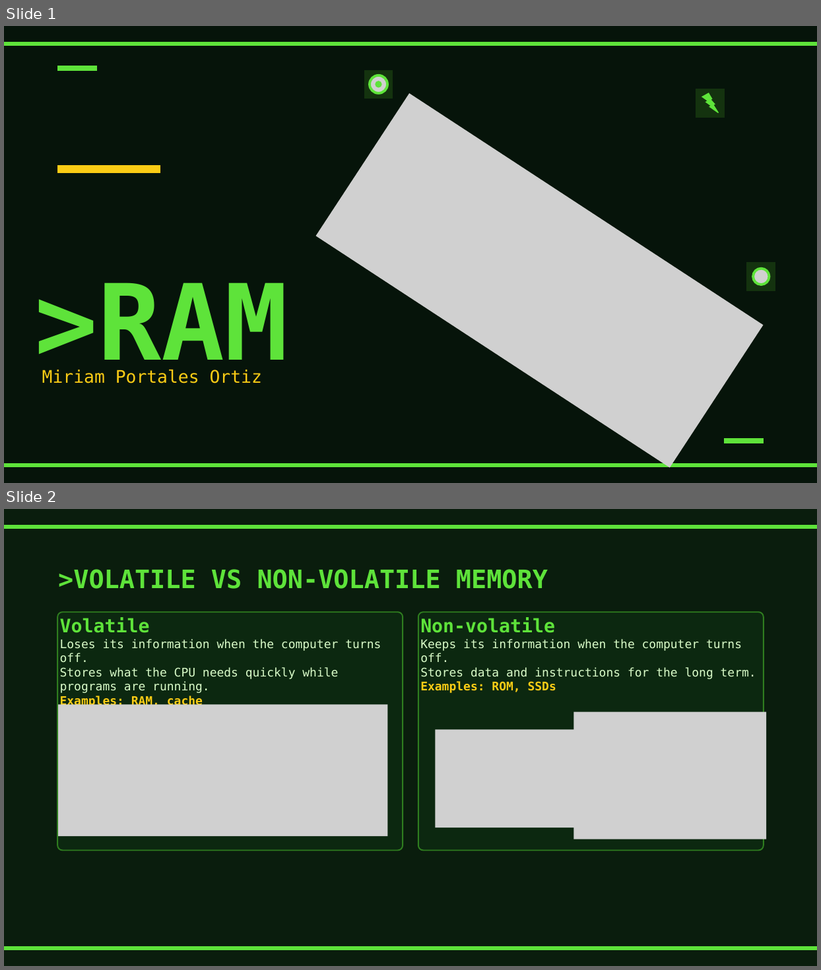
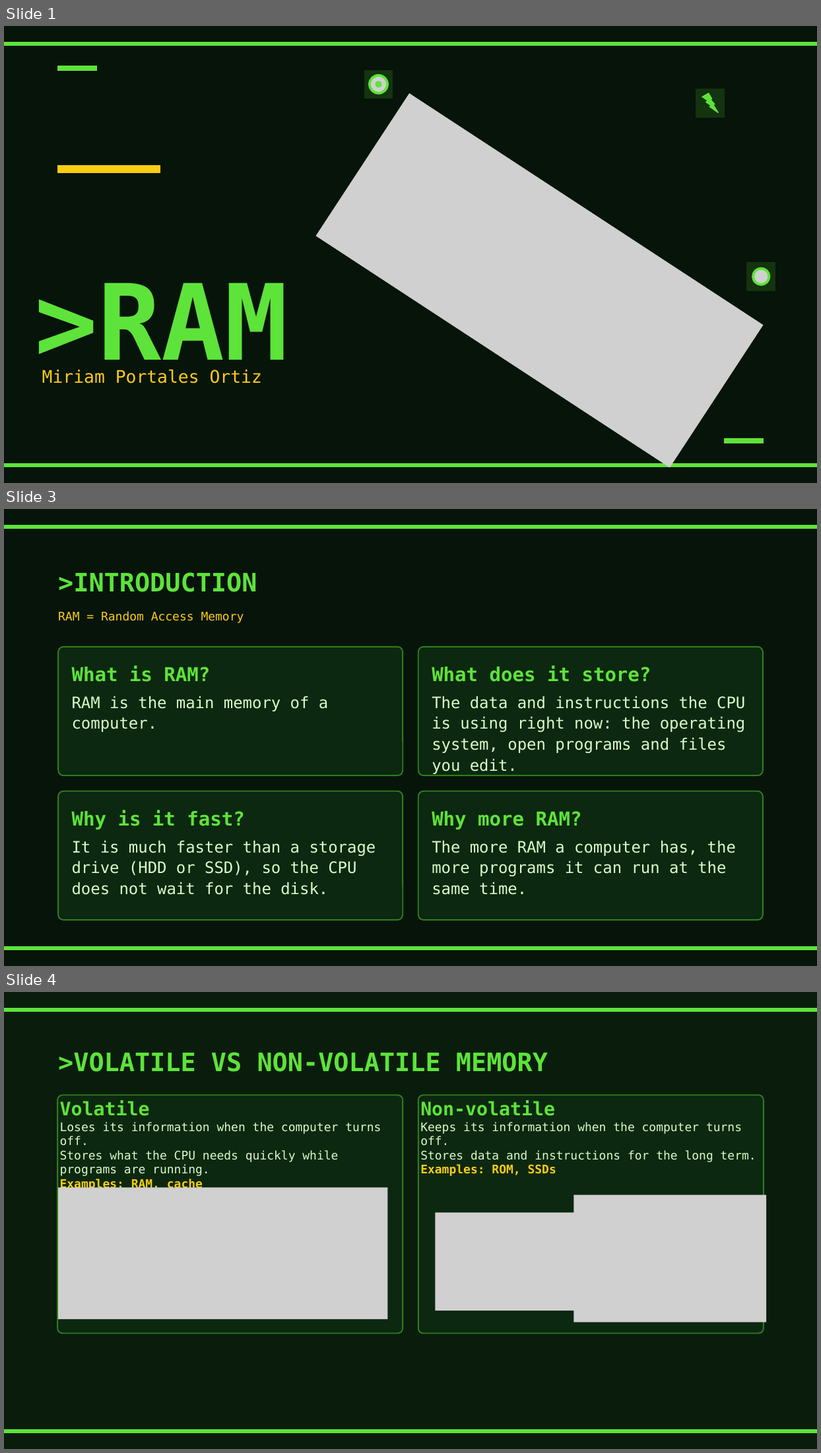
Before and after one commit to alumno851298-stack/RAM, a slide deck: RAM-presentation.pptx. Shown one above the other, each under a label of ours: slides 1 and 2 before the commit, slides 1, 3 and 4 after it; the slides between them are not shown. The pictures are 821x970 and 821x1453 pixels, drawn with LibreOffice and Linux fonts; fonts in the diff are those of the drawing; grey boxes stand for pictures. Boxes give left, top, right and bottom in pixels: in the first picture for what was removed or moved away, otherwise in the second. Text is boxed around its words. In the diff, an @@ line names an element or a change of style, - is before the commit and + after.

```diff
--- a/RAM-presentation.pptx
+++ b/RAM-presentation.pptx
@@ slide 3 added at <box>4,509,817,966</box>, background #06140A @@
@@ freeform shape added at <box>4,525,817,528</box>, fill #5EE33A, outline #5EE33A 1.5 pt @@
@@ text added at <box>58,572,257,592</box>, 45 pt, text #5EE33A, bold @@
+>INTRODUCTION
@@ text added at <box>58,611,244,623</box>, 21 pt, text #FACC15 @@
+RAM = Random Access Memory
@@ rounded rectangle added at <box>58,647,403,776</box>, fill #0C2810, outline #2F7D1F 2.25 pt, 28 pt, text #D9FBC8 @@
+What is RAM?
+RAM is the main memory of a computer.
@@ rounded rectangle added at <box>418,647,763,776</box>, fill #0C2810, outline #2F7D1F 2.25 pt, 28 pt, text #D9FBC8 @@
+What does it store?
+The data and instructions the CPU is using right now: the operating system, open programs and files you edit.
@@ rounded rectangle added at <box>58,791,403,920</box>, fill #0C2810, outline #2F7D1F 2.25 pt, 28 pt, text #D9FBC8 @@
+Why is it fast?
+It is much faster than a storage drive (HDD or SSD), so the CPU does not wait for the disk.
@@ rounded rectangle added at <box>418,791,763,920</box>, fill #0C2810, outline #2F7D1F 2.25 pt, 28 pt, text #D9FBC8 @@
+Why more RAM?
+The more RAM a computer has, the more programs it can run at the same time.
@@ freeform shape added at <box>4,947,817,950</box>, fill #5EE33A, outline #5EE33A 1.5 pt @@
@@ what was slide 2 is now slide 4 @@
```
Also in this commit, not shown: 7 other slides added.
